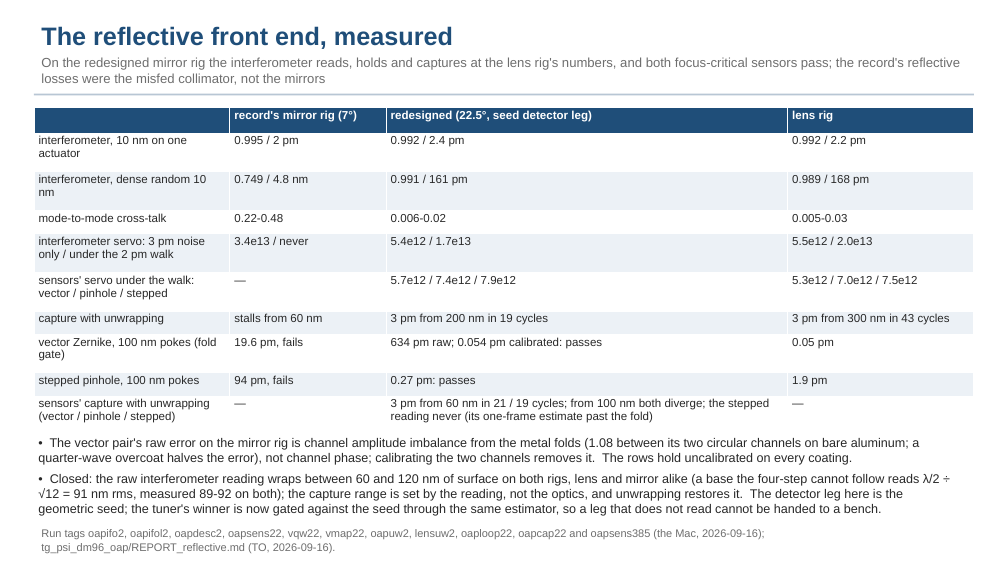
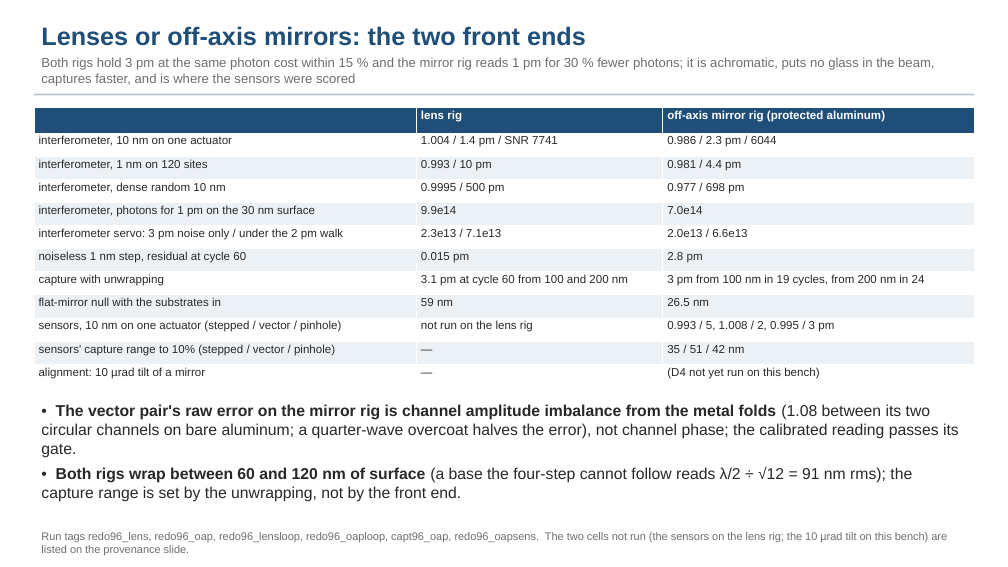
Before and after one commit to nasa-jpl/macos, a slide deck: slide 32 of demo_session/deck_gauges_baseline.pptx (slide 34 before the commit). Drawn at 1008x567 pixels with LibreOffice and Linux fonts; fonts in the diff are those of the drawing. Boxes give left, top, right and bottom in pixels: in the first picture for what was removed or moved away, otherwise in the second. Text is boxed around its words. In the diff, an @@ line names an element or a change of style, - is before the commit and + after.

```diff
--- a/demo_session/deck_gauges_baseline.pptx
+++ b/demo_session/deck_gauges_baseline.pptx
@@ text at bbox=[41, 26, 934, 86]: text changed @@
-The reflective front end, measured
-On the redesigned mirror rig the interferometer reads, holds and captures at the lens rig's numbers, and both focus-critical sensors pass; the record's reflective losses were the misfed collimator, not the mirrors
+Lenses or off-axis mirrors: the two front ends
+Both rigs hold 3 pm at the same photon cost within 15 % and the mirror rig reads 1 pm for 30 % fewer photons; it is achromatic, puts no glass in the beam, captures faster, and is where the sensors were scored
@@ table at bbox=[34, 107, 975, 385] @@
- | record's mirror rig (7°) | redesigned (22.5°, seed detector leg) | lens rig
-interferometer, 10 nm on one actuator | 0.995 / 2 pm | 0.992 / 2.4 pm | 0.992 / 2.2 pm
-interferometer, dense random 10 nm | 0.749 / 4.8 nm | 0.991 / 161 pm | 0.989 / 168 pm
-mode-to-mode cross-talk | 0.22-0.48 | 0.006-0.02 | 0.005-0.03
-interferometer servo: 3 pm noise only / under the 2 pm walk | 3.4e13 / never | 5.4e12 / 1.7e13 | 5.5e12 / 2.0e13
-sensors' servo under the walk: vector / pinhole / stepped | — | 5.7e12 / 7.4e12 / 7.9e12 | 5.3e12 / 7.0e12 / 7.5e12
-capture with unwrapping | stalls from 60 nm | 3 pm from 200 nm in 19 cycles | 3 pm from 300 nm in 43 cycles
-vector Zernike, 100 nm pokes (fold gate) | 19.6 pm, fails | 634 pm raw; 0.054 pm calibrated: passes | 0.05 pm
-stepped pinhole, 100 nm pokes | 94 pm, fails | 0.27 pm: passes | 1.9 pm
-sensors' capture with unwrapping (vector / pinhole / stepped) | — | 3 pm from 60 nm in 21 / 19 cycles; from 100 nm both diverge; the stepped reading never (its one-frame estimate past the fold) | —
+ | lens rig | off-axis mirror rig (protected aluminum)
+interferometer, 10 nm on one actuator | 1.004 / 1.4 pm / SNR 7741 | 0.986 / 2.3 pm / 6044
+interferometer, 1 nm on 120 sites | 0.993 / 10 pm | 0.981 / 4.4 pm
+interferometer, dense random 10 nm | 0.9995 / 500 pm | 0.977 / 698 pm
+interferometer, photons for 1 pm on the 30 nm surface | 9.9e14 | 7.0e14
+interferometer servo: 3 pm noise only / under the 2 pm walk | 2.3e13 / 7.1e13 | 2.0e13 / 6.6e13
+noiseless 1 nm step, residual at cycle 60 | 0.015 pm | 2.8 pm
+capture with unwrapping | 3.1 pm at cycle 60 from 100 and 200 nm | 3 pm from 100 nm in 19 cycles, from 200 nm in 24
+flat-mirror null with the substrates in | 59 nm | 26.5 nm
+sensors, 10 nm on one actuator (stepped / vector / pinhole) | not run on the lens rig | 0.993 / 5, 1.008 / 2, 0.995 / 3 pm
+sensors' capture range to 10% (stepped / vector / pinhole) | — | 35 / 51 / 42 nm
+alignment: 10 µrad tilt of a mirror | — | (D4 not yet run on this bench)
@@ text at bbox=[41, 404, 959, 502]: text changed; size 12 to 15 pt @@
-• The vector pair's raw error on the mirror rig is channel amplitude imbalance from the metal folds (1.08 between its two circular channels on bare aluminum; a quarter-wave overcoat halves the error), not channel phase; calibrating the two channels removes it. The rows hold uncalibrated on every coating.
-• Closed: the raw interferometer reading wraps between 60 and 120 nm of surface on both rigs, lens and mirror alike (a base the four-step cannot follow reads λ/2 ÷ √12 = 91 nm rms, measured 89-92 on both); the capture range is set by the reading, not the optics, and unwrapping restores it. The detector leg here is the geometric seed; the tuner's winner is now gated against the seed through the same estimator, so a leg that does not read cannot be handed to a bench.
+• The vector pair's raw error on the mirror rig is channel amplitude imbalance from the metal folds (1.08 between its two circular channels on bare aluminum; a quarter-wave overcoat halves the error), not channel phase; the calibrated reading passes its gate.
+• Both rigs wrap between 60 and 120 nm of surface (a base the four-step cannot follow reads λ/2 ÷ √12 = 91 nm rms); the capture range is set by the unwrapping, not by the front end.
@@ text at bbox=[41, 532, 947, 555]: text changed @@
-Run tags oapifo2, oapifol2, oapdesc2, oapsens22, vqw22, vmap22, oapuw2, lensuw2, oaploop22, oapcap22 and oapsens385 (the Mac, 2026-09-16); tg_psi_dm96_oap/REPORT_reflective.md (TO, 2026-09-16).
+Run tags redo96_lens, redo96_oap, redo96_lensloop, redo96_oaploop, capt96_oap, redo96_oapsens. The two cells not run (the sensors on the lens rig; the 10 µrad tilt on this bench) are listed on the provenance slide.
```
Also in this commit, not shown: 46 other slides changed, 2 slides added, 5 slides removed, 8 other files.
